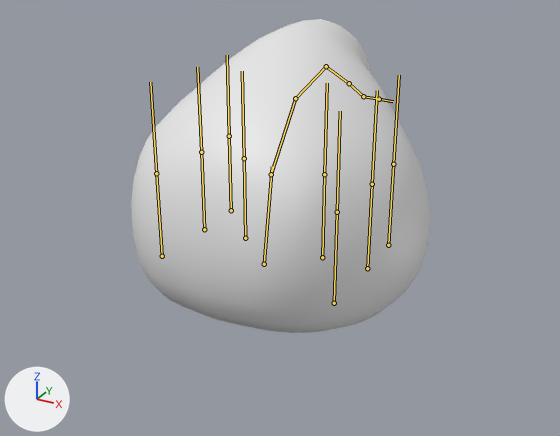
An edit to the FBX model Blender/Slime.fbx, drawn before and after from the same camera.
Camera for both pictures: a 50 mm lens placed at (1.077, -1.978, 1.194), pointed at (0.001, -0.021, 0.216). The axes (+X, +Y, +Z) are drawn at lower left. The lights are the same throughout. The bones that bend it are drawn over the model as lines.

Objects in the first picture: 'Slime'.
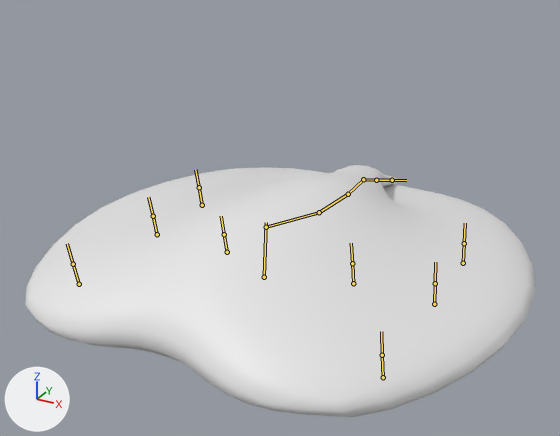
The newer file adds an action. The first version stands in its rest pose; the second is drawn at frame 50 of the action 'Armature|Death'.

Scene script edits in JSON lines:
```json
{"block": "bone_bone", "where": "bone_bone = bpy.data.objects['Armature'].pose.bones['Bone']"}
{"op": "set", "path": "bone_bone.location", "old": "(0.0, 0.0, 0.0)", "new": "(0.0, -0.045, -0.008)"}
{"op": "set", "path": "bone_bone.rotation_quaternion", "old": "(1.0, 0.0, 0.0, 0.0)", "new": "(0.999, 0.045, 0.0, 0.0)", "note": "degrees (0, 0, 0) -> degrees (5, 0, 0)"}
{"op": "set", "path": "bone_bone.scale", "old": "(1.0, 1.0, 1.0)", "new": "(1.0, 0.59, 0.99)"}
{"block": "bone_bone_001", "where": "bone_bone_001 = bpy.data.objects['Armature'].pose.bones['Bone.001']  # child of 'Bone'"}
{"op": "set", "path": "bone_bone_001.rotation_quaternion", "old": "(1.0, 0.0, 0.0, 0.0)", "new": "(0.83, -0.543, -0.084, -0.097)", "note": "degrees (0, 0, 0) -> degrees (-66, -14, -4)"}
{"block": "bone_bone_002", "where": "bone_bone_002 = bpy.data.objects['Armature'].pose.bones['Bone.002']  # child of 'Bone.001'"}
{"op": "set", "path": "bone_bone_002.rotation_quaternion", "old": "(1.0, 0.0, 0.0, 0.0)", "new": "(0.917, 0.383, -0.009, 0.114)", "note": "degrees (0, 0, 0) -> degrees (45, -6, 12)"}
{"block": "bone_bone_003", "where": "bone_bone_003 = bpy.data.objects['Armature'].pose.bones['Bone.003']  # child of 'Bone.002'"}
{"op": "set", "path": "bone_bone_003.rotation_quaternion", "old": "(1.0, 0.0, 0.0, 0.0)", "new": "(0.945, 0.313, -0.067, 0.065)", "note": "degrees (0, 0, 0) -> degrees (36, -10, 5)"}
{"block": "bone_bone_004", "where": "bone_bone_004 = bpy.data.objects['Armature'].pose.bones['Bone.004']  # child of 'Bone.003'"}
{"op": "set", "path": "bone_bone_004.rotation_quaternion", "old": "(1.0, 0.0, 0.0, 0.0)", "new": "(0.983, -0.17, 0.052, -0.054)", "note": "degrees (0, 0, 0) -> degrees (-20, 5, -7)"}
{"block": "bone_bone_005", "where": "bone_bone_005 = bpy.data.objects['Armature'].pose.bones['Bone.005']  # child of 'Bone.004'"}
{"op": "set", "path": "bone_bone_005.rotation_quaternion", "old": "(1.0, 0.0, 0.0, 0.0)", "new": "(0.992, -0.084, 0.021, -0.089)", "note": "degrees (0, 0, 0) -> degrees (-10, 1, -10)"}
{"op": "set", "path": "bone_bone_005.scale", "old": "(1.0, 1.0, 1.0)", "new": "(0.78, 0.78, 0.78)"}
{"block": "bone_bone_006", "where": "bone_bone_006 = bpy.data.objects['Armature'].pose.bones['Bone.006']  # child of 'Bone'"}
{"op": "set", "path": "bone_bone_006.location", "old": "(0.0, 0.0, 0.0)", "new": "(0.102, -0.052, -0.013)"}
{"op": "set", "path": "bone_bone_006.scale", "old": "(1.0, 1.0, 1.0)", "new": "(1.72, 0.48, 1.72)"}
{"block": "bone_bone_007", "where": "bone_bone_007 = bpy.data.objects['Armature'].pose.bones['Bone.007']  # child of 'Bone'"}
{"op": "set", "path": "bone_bone_007.location", "old": "(0.0, 0.0, 0.0)", "new": "(-0.083, -0.054, -0.011)"}
{"op": "set", "path": "bone_bone_007.scale", "old": "(1.0, 1.0, 1.0)", "new": "(1.6, 0.44, 1.6)"}
{"block": "bone_bone_008", "where": "bone_bone_008 = bpy.data.objects['Armature'].pose.bones['Bone.008']  # child of 'Bone'"}
{"op": "set", "path": "bone_bone_008.location", "old": "(0.0, 0.0, 0.0)", "new": "(0.212, -0.051, -0.013)"}
{"op": "set", "path": "bone_bone_008.scale", "old": "(1.0, 1.0, 1.0)", "new": "(1.72, 0.48, 1.72)"}
{"block": "bone_bone_009", "where": "bone_bone_009 = bpy.data.objects['Armature'].pose.bones['Bone.009']  # child of 'Bone'"}
{"op": "set", "path": "bone_bone_009.location", "old": "(0.0, 0.0, 0.0)", "new": "(-0.218, -0.051, -0.013)"}
{"op": "set", "path": "bone_bone_009.scale", "old": "(1.0, 1.0, 1.0)", "new": "(1.72, 0.48, 1.72)"}
{"block": "bone_bone_010", "where": "bone_bone_010 = bpy.data.objects['Armature'].pose.bones['Bone.010']  # child of 'Bone'"}
{"op": "set", "path": "bone_bone_010.location", "old": "(0.0, 0.0, 0.0)", "new": "(0.212, -0.055, -0.137)"}
{"op": "set", "path": "bone_bone_010.scale", "old": "(1.0, 1.0, 1.0)", "new": "(1.72, 0.48, 1.72)"}
{"block": "bone_bone_011", "where": "bone_bone_011 = bpy.data.objects['Armature'].pose.bones['Bone.011']  # child of 'Bone'"}
{"op": "set", "path": "bone_bone_011.location", "old": "(0.0, 0.0, 0.0)", "new": "(0.212, -0.052, 0.162)"}
{"op": "set", "path": "bone_bone_011.scale", "old": "(1.0, 1.0, 1.0)", "new": "(1.72, 0.48, 1.72)"}
{"block": "bone_bone_012", "where": "bone_bone_012 = bpy.data.objects['Armature'].pose.bones['Bone.012']  # child of 'Bone'"}
{"op": "set", "path": "bone_bone_012.location", "old": "(0.0, 0.0, 0.0)", "new": "(-0.218, -0.055, -0.135)"}
{"op": "set", "path": "bone_bone_012.scale", "old": "(1.0, 1.0, 1.0)", "new": "(1.72, 0.48, 1.72)"}
{"block": "bone_bone_013", "where": "bone_bone_013 = bpy.data.objects['Armature'].pose.bones['Bone.013']  # child of 'Bone'"}
{"op": "set", "path": "bone_bone_013.location", "old": "(0.0, 0.0, 0.0)", "new": "(-0.218, -0.053, 0.159)"}
{"op": "set", "path": "bone_bone_013.scale", "old": "(1.0, 1.0, 1.0)", "new": "(1.72, 0.48, 1.72)"}
```

What differs and where, as boxes [x1, y1, x2, y2] in the pictures (560 x 436 px):
```json
{"object": "Slime", "change": "posed", "before": [131, 19, 430, 333], "after": [25, 165, 535, 417], "on screen": "70% wider, 20% shorter"}
{"bone": "Bone", "before": "(264, 264) to (272, 166)", "after": "(264, 277) to (266, 222)"}
{"bone": "Bone.001", "before": "(271, 174) to (295, 98)", "after": "(266, 227) to (319, 212)"}
{"bone": "Bone.002", "before": "(295, 98) to (326, 66)", "after": "(319, 212) to (348, 194)"}
{"bone": "Bone.003", "before": "(326, 66) to (349, 83)", "after": "(348, 194) to (363, 179)"}
{"bone": "Bone.004", "before": "(349, 83) to (363, 96)", "after": "(363, 179) to (376, 180)"}
{"bone": "Bone.005", "before": "(363, 96) to (379, 99)", "after": "(376, 180) to (392, 180)"}
{"bone": "Bone.006", "before": "(322, 257) to (324, 174)", "after": "(353, 283) to (352, 263)"}
{"bone": "Bone.007", "before": "(245, 238) to (244, 158)", "after": "(227, 252) to (224, 234)"}
{"bone": "Bone.008", "before": "(367, 268) to (372, 184)", "after": "(434, 304) to (435, 283)"}
{"bone": "Bone.009", "before": "(204, 229) to (201, 152)", "after": "(157, 234) to (153, 216)"}
{"bone": "Bone.010", "before": "(388, 245) to (393, 164)", "after": "(463, 263) to (464, 243)"}
{"bone": "Bone.011", "before": "(334, 303) to (337, 212)", "after": "(383, 377) to (382, 355)"}
{"bone": "Bone.012", "before": "(231, 210) to (229, 136)", "after": "(202, 205) to (199, 187)"}
{"bone": "Bone.013", "before": "(162, 256) to (156, 173)", "after": "(79, 284) to (73, 264)"}
```
